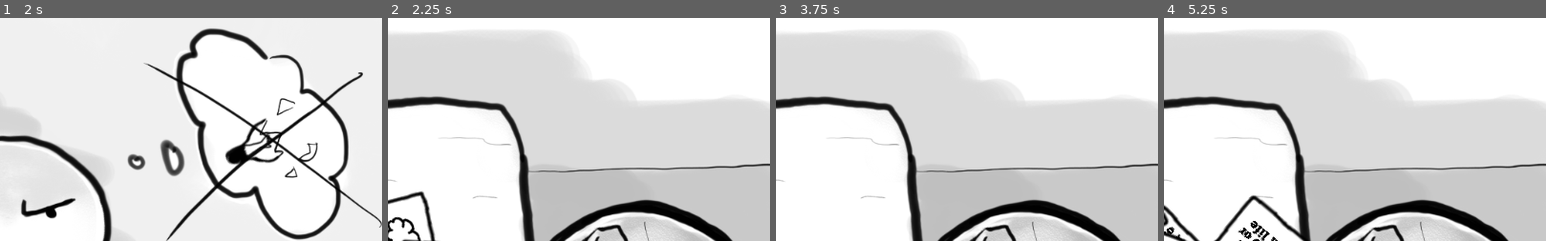
Above: before the commit, frames 1-4 (left to right).
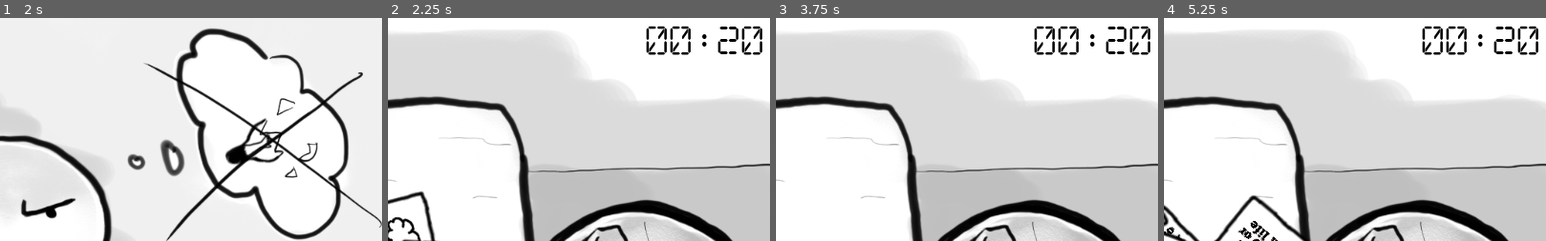
Above: after the commit, the same moments.

Repository: brocoli/ld43
Game: Godot game, scene res://scene/Intro/Intro.tscn
The game is run twice, just before and just after one commit, with the same random seed, the same clock (stepped at 60 frames per second) and the same inputs.
Inputs (mouse positions are % of the whole screen's width and height, from its top left):
- Up to frame 1 (2 s): tap Enter at 0.5 s; drag from (50, 50) to (60, 28) at 0.52 s; tap Space at 1.25 s; drag from (30, 55) to (45, 70) at 1.27 s
- Up to frame 2 (2.25 s): tap Enter at 2 s; move the mouse to (60, 28) at 2.02 s; click (60, 28) at 2.17 s
- Up to frame 3 (3.75 s): click (8, 10) at 2.75 s; click (88, 10) at 3.5 s
- Up to frame 4 (5.25 s): click (8, 10) at 4.25 s; click (88, 10) at 5 s
The pictures show only the part of the screen within x 49-99%, y 1-51%; the shares and areas given below are measured in that part.

Frame 1 is identical in both runs. In frame 2, 1.4% of the frame differs, in the area x 67-98%, y 3-17%; in frame 3, 1.4%; in frame 4, 1.4%.

Commit message:
Add doomsday clock

Diff:
--- a/scene/Endgame/BailOut.tscn
+++ b/scene/Endgame/BailOut.tscn
@@ -14,7 +14,7 @@
 font_data = ExtResource( 5 )
 _sections_unfolded = [ "Extra Spacing", "Font", "Settings" ]
 
-[node name="BailOut" type="Node" index="0"]
+[node name="BailOut" type="Node"]
 
 [node name="Sprite" type="Sprite" parent="." index="0"]
 
--- a/scene/Main/Card.gd
+++ b/scene/Main/Card.gd
@@ -1,6 +1,8 @@
 extends RigidBody2D
 
 var onTrash = false
+var timePenalty
+var timeBonus
 
 func _process(delta):
 	if onTrash:
@@ -20,14 +22,21 @@
 		joinJamButton.check_no_bad_cards(self)
 
 		if is_in_group("is_good_card"):
-			cardHandler.get_node("BadSound").play()
-			get_node("/root/Main/ScreenShake").shake_screen()
+			penalty(cardHandler)
 		elif is_in_group("is_bad_card"):
-			cardHandler.get_node("GoodSound").play()
-			get_node("/root/Main/JoinJam/Bop").bop()
+			bonus(cardHandler)
 
 		self.queue_free()
 
+func penalty(cardHandler):
+	cardHandler.get_node("BadSound").play()
+	get_node("/root/Main/DoomsdayClock").time_penalty(timePenalty)
+	get_node("/root/Main/ScreenShake").shake_screen()
+
+func bonus(cardHandler):
+	cardHandler.get_node("GoodSound").play()
+	get_node("/root/Main/DoomsdayClock").time_bonus(timeBonus)
+	get_node("/root/Main/JoinJam/Bop").bop()
 
 func _on_Control_gui_input(event):
 	if event is InputEventMouseButton:
--- a/scene/Main/CardHandler.gd
+++ b/scene/Main/CardHandler.gd
@@ -6,6 +6,8 @@
 export (int) var amountBadCards
 export (float) var radiusX
 export (float) var radiusY
+export (float) var timePenalty
+export (float) var timeBonus
 
 export (String) var targetTheme
 
@@ -68,6 +70,9 @@
 	card.rotation = rot
 	card.z_index = i
 
+	card.timePenalty = timePenalty
+	card.timeBonus = timeBonus
+
 	set_card_good_or_bad(card)
 
 	add_child(card)
--- a/scene/Main/CardHandler.tscn
+++ b/scene/Main/CardHandler.tscn
@@ -17,6 +17,8 @@
 amountBadCards = 10
 radiusX = 40.0
 radiusY = 20.0
+timePenalty = 5.0
+timeBonus = 1.0
 targetTheme = "Sacrifices must be made"
 
 [node name="Debug" type="Sprite" parent="." index="0"]
--- /dev/null
+++ b/scene/Main/ClockFace.gd
@@ -0,0 +1,4 @@
+extends Label
+
+func set_font_color(color):
+	add_color_override("font_color", color)
--- /dev/null
+++ b/scene/Main/ColorTransition.gd
@@ -0,0 +1,26 @@
+extends Tween
+
+export (float) var period
+export (float) var amplitude
+
+func penalty():
+	interpolate_method(
+		get_node(".."),
+		"set_font_color",
+		Color(amplitude,0,0,1),
+		Color(0,0,0,1),
+		0.5 * period,
+		Tween.TRANS_SINE,
+		Tween.EASE_IN_OUT)
+	start()
+
+func bonus():
+	interpolate_method(
+		get_node(".."),
+		"set_font_color",
+		Color(0,amplitude,0,1),
+		Color(0,0,0,1),
+		0.5 * period,
+		Tween.TRANS_SINE,
+		Tween.EASE_IN_OUT)
+	start()
--- /dev/null
+++ b/scene/Main/DoomsdayClock.gd
@@ -0,0 +1,29 @@
+extends Node
+
+export (int) var totalTime
+
+var startTime
+
+func _ready():
+	startTime = OS.get_unix_time()
+	set_clock_label(totalTime)
+
+func _process(delta):
+	var time = totalTime - (OS.get_unix_time() - startTime)
+	if time >= 0:
+		set_clock_label(time)
+	else:
+		get_tree().change_scene("res://scene/Endgame/BailOut.tscn")
+
+func set_clock_label(secs):
+	$ClockFace.set_text("00:%02d" % secs)
+
+func time_penalty(secs):
+	if secs > 0:
+		startTime -= secs
+		$"ClockFace/ColorTransition".penalty()
+
+func time_bonus(secs):
+	if secs > 0:
+		startTime += secs
+		$"ClockFace/ColorTransition".bonus()
--- /dev/null
+++ b/scene/Main/DoomsdayClock.tscn
@@ -0,0 +1,55 @@
+[gd_scene load_steps=6 format=2]
+
+[ext_resource path="res://scene/Main/DoomsdayClock.gd" type="Script" id=1]
+[ext_resource path="res://font/DIGITALDREAM.ttf" type="DynamicFontData" id=2]
+[ext_resource path="res://scene/Main/ClockFace.gd" type="Script" id=3]
+[ext_resource path="res://scene/Main/ColorTransition.gd" type="Script" id=4]
+
+[sub_resource type="DynamicFont" id=1]
+
+size = 40
+use_mipmaps = false
+use_filter = false
+font_data = ExtResource( 2 )
+_sections_unfolded = [ "Extra Spacing", "Font", "Settings" ]
+
+[node name="DoomsdayClock" type="Node2D"]
+
+script = ExtResource( 1 )
+_sections_unfolded = [ "Visibility" ]
+totalTime = 20
+
+[node name="ClockFace" type="Label" parent="." index="0"]
+
+anchor_left = 0.0
+anchor_top = 0.0
+anchor_right = 0.0
+anchor_bottom = 0.0
+margin_right = 5.0
+margin_bottom = 2.0
+rect_pivot_offset = Vector2( 0, 0 )
+rect_clip_content = false
+mouse_filter = 2
+mouse_default_cursor_shape = 0
+size_flags_horizontal = 1
+size_flags_vertical = 4
+custom_fonts/font = SubResource( 1 )
+custom_colors/font_color = Color( 0, 0, 0, 1 )
+text = "00:20"
+percent_visible = 1.0
+lines_skipped = 0
+max_lines_visible = -1
+script = ExtResource( 3 )
+_sections_unfolded = [ "Anchor", "Focus", "Grow Direction", "Hint", "Margin", "Material", "Mouse", "Rect", "Size Flags", "Theme", "Visibility", "custom_colors", "custom_constants", "custom_fonts", "custom_styles" ]
+
+[node name="ColorTransition" type="Tween" parent="ClockFace" index="0"]
+
+repeat = false
+playback_process_mode = 1
+playback_speed = 1.0
+playback/active = false
+playback/repeat = false
+playback/speed = 1.0
+script = ExtResource( 4 )
+period = 2.0
+amplitude = 0.5
--- a/scene/Main/Main.tscn
+++ b/scene/Main/Main.tscn
@@ -12,8 +12,9 @@
 [ext_resource path="res://art/Buttons/botao_bailOuthoverP.png" type="Texture" id=10]
 [ext_resource path="res://scene/Main/BailOut.gd" type="Script" id=11]
 [ext_resource path="res://scene/Main/ScreenShake.gd" type="Script" id=12]
+[ext_resource path="res://scene/Main/DoomsdayClock.tscn" type="PackedScene" id=13]
 
-[node name="Main" type="Node2D"]
+[node name="Main" type="Node2D" index="0"]
 
 _sections_unfolded = [ "Pause", "Z Index" ]
 
@@ -131,6 +132,10 @@
 period = 0.05
 amplitude = 5.0
 
+[node name="DoomsdayClock" parent="." index="7" instance=ExtResource( 13 )]
+
+position = Vector2( 851.647, 13.5661 )
+
 [connection signal="pressed" from="JoinJam" to="JoinJam" method="_on_JoinJam_pressed"]
 
 [connection signal="pressed" from="BailOut" to="BailOut" method="_on_BailOut_pressed"]
--- a/scene/Main/TouchDragPhysics.tscn
+++ b/scene/Main/TouchDragPhysics.tscn
@@ -7,7 +7,7 @@
 custom_solver_bias = 0.0
 radius = 10.0
 
-[node name="TouchDragPhysics" type="KinematicBody2D" index="0"]
+[node name="TouchDragPhysics" type="KinematicBody2D"]
 
 input_pickable = false
 collision_layer = 1
Binary file added: font/DIGITALDREAM.ttf
Not shown, added: font/pizzadude.dk License.txt
Not shown: 1 places in scene/Main/Main.tscn that only renumber resources
